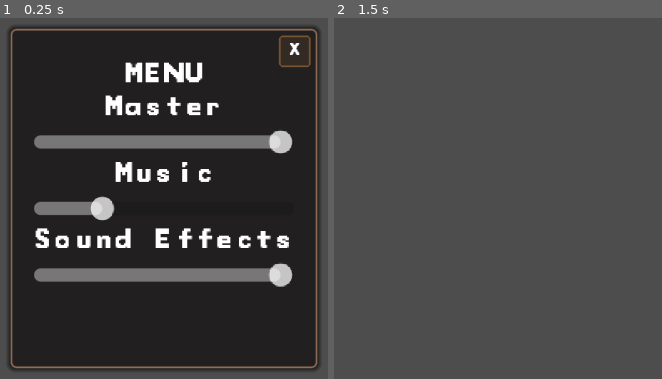
Above: before the commit, frames 1-2 (left to right).
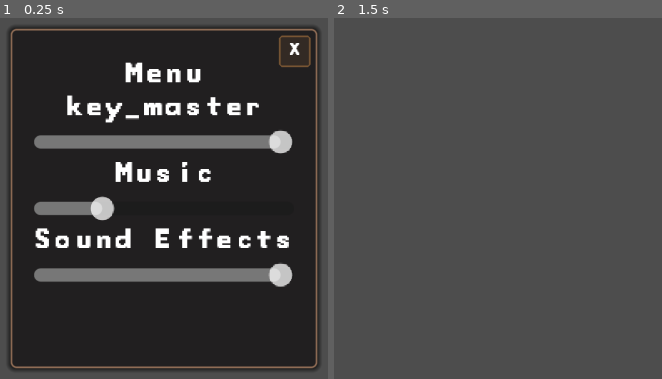
Above: after the commit, the same moments.

Repository: kandlash/Count-The-Sheep
Game: Godot game, scene res://scenes/settings.tscn
Same seed, same stepped clock (60 frames per second), same inputs: the game is played once before the commit and once after it. This scene is started directly instead of the project's main scene. Sound files missing from this copy of the repository are replaced by a short silence.
Inputs (mouse positions are in pixels of both pictures, inside the frame that each line leads up to):
- Up to frame 1 (0.25 s): no input
- Up to frame 2 (1.5 s): tap Enter at 0.5 s; move the mouse to (outside the picture) at 0.52 s; click (outside the picture) at 0.67 s; click "X" at 1.25 s

The runs differ from the first frame. In frame 1, 2.2% of the frame differs, in the area x 20-79%, y 12-30%; in frame 2, nothing differs.

Commit message:
translation fixes and sound effects

Diff:
--- a/assets/translation/lang.csv
+++ b/assets/translation/lang.csv
@@ -10,7 +10,7 @@
 key_salary,Your Salary,Ваша зарплата
 key_result_salary,Result:,Итого:
 key_night_time_label,Until Morning:,До утра:
-key_tired_label,Tiredness:,Усталость:
+key_tired_label,Fall a  sleep in:,Уснете через:
 key_jumps_label,Jumps,Прыжки
 key_exit,Exit,Выход
 key_owl_1_name_upgrade,Owl I,Сова I
@@ -50,40 +50,44 @@
 key_dog_3_description_upgrade,More friends — more [color=green][wave]fun![/wave][/color],Больше друзей - будет [color=green][wave]веселей![/wave][/color]
 ,,
 key_feed_1_name_upgrade,Bait I,Прикормка I
-key_feed_1_description_upgrade,Sheep spawn increased by [color=green]-value%[/color],Спавн овечек увеличен на [color=green]-value%[/color]
+key_feed_1_description_upgrade,Sheep spawn frequency   [color=green]+-value%[/color],Частота спавна овечек [color=green]+-value%[/color]
 ,,
 key_feed_2_name_upgrade,Bait II,Прикормка II
-key_feed_2_description_upgrade,Sheep spawn increased by [color=green]-value%[/color],Спавн овечек увеличен на [color=green]-value%[/color]
+key_feed_2_description_upgrade,Sheep spawn frequency   [color=green]+-value%[/color],Частота спавна овечек [color=green]+-value%[/color]
 ,,
 key_feed_3_name_upgrade,Bait III,Прикормка III
-key_feed_3_description_upgrade,Sheep spawn increased by [color=green]-value%[/color],Спавн овечек увеличен на [color=green]-value%[/color]
+key_feed_3_description_upgrade,Sheep spawn frequency   [color=green]+-value%[/color],Частота спавна овечек [color=green]+-value%[/color]
 ,,
 key_big_brain_1_name_upgrade,Intellect I,Ум I
-key_big_brain_1_description_upgrade,Sheep hesitates [color=green]-value%[/color] longer before running away,Овечка думает дольше на [color=green]-value%[/color]
+key_big_brain_1_description_upgrade,Sheep hesitates [color=green]+-value%[/color] longer before running away,Овечка думает дольше на [color=green]+-value%[/color]
 ,,
 key_big_brain_2_name_upgrade,Intellect II,Ум II
-key_big_brain_2_description_upgrade,Sheep hesitates [color=green]-value%[/color] longer before running away,Овечка думает дольше на [color=green]-value%[/color]
+key_big_brain_2_description_upgrade,Sheep hesitates [color=green]+-value%[/color] longer before running away,Овечка думает дольше на [color=green]+-value%[/color]
 ,,
 key_big_brain_3_name_upgrade,Intellect III,Ум III
-key_big_brain_3_description_upgrade,Sheep hesitates [color=green]-value%[/color] longer before running away,Овечка думает дольше на [color=green]-value%[/color]
+key_big_brain_3_description_upgrade,Sheep hesitates [color=green]+-value%[/color] longer before running away,Овечка думает дольше на [color=green]+-value%[/color]
 ,,
 key_rarity_bonuses_1_name_upgrade,Bonuses I,Бонусы I
-key_rarity_bonuses_1_description_upgrade,Uncommon sheep bonus increased by [color=green]-value%[/color],Бонус за необычных овечек увеличен на [color=green]-value%[/color]
+key_rarity_bonuses_1_description_upgrade,Uncommon sheep bonus [color=green]+-value%[/color],Бонус за необычных овечек [color=green]+-value%[/color]
 ,,
 key_rarity_bonuses_2_name_upgrade,Bonuses II,Бонусы II
-key_rarity_bonuses_2_description_upgrade,Rare sheep bonus increased by [color=green]-value%[/color],Бонус за редких овечек увеличен на [color=green]-value%[/color]
+key_rarity_bonuses_2_description_upgrade,Rare sheep bonus [color=green]+-value%[/color],Бонус за редких овечек [color=green]+-value%[/color]
 ,,
 key_rarity_bonuses_3_name_upgrade,Bonuses III,Бонусы III
-key_rarity_bonuses_3_description_upgrade,Epic sheep bonus increased by [color=green]-value%[/color],Бонус за эпических овечек увеличен на [color=green]-value%[/color]
+key_rarity_bonuses_3_description_upgrade,Еpic sheep bonus [color=green]+-value%[/color],Бонус за эпических овечек [color=green]+-value%[/color]
 ,,
 key_rarity_bonuses_4_name_upgrade,Bonuses IV,Бонусы IIII
-key_rarity_bonuses_4_description_upgrade,Legendary sheep bonus increased by [color=green]-value%[/color],Бонус за легенд. овечек увеличен на [color=green]-value%[/color]
+key_rarity_bonuses_4_description_upgrade,Legendary sheep bonus [color=green]+-value%[/color],Бонус за легендарных овечек [color=green]+-value%[/color]
 ,,
-key_speedy_dogs_1_name_upgrade,Dog Speed I,Скорость I
-key_speedy_dogs_1_description_upgrade,Dogs run faster by [color=green]-value%[/color],Собаки бегают быстрее на [color=green]-value%[/color]
+key_speedy_dogs_1_name_upgrade,Speed I,Скорость I
+key_speedy_dogs_1_description_upgrade,Dogs speed [color=green]+-value%[/color],Скорость собак [color=green]+-value%[/color]
 ,,
-key_speedy_dogs_2_name_upgrade,Dog Speed II,Скорость II
-key_speedy_dogs_2_description_upgrade,Dogs run faster by [color=green]-value%[/color],Собаки бегают быстрее на [color=green]-value%[/color]
+key_speedy_dogs_2_name_upgrade,Speed II,Скорость II
+key_speedy_dogs_2_description_upgrade,Dogs speed [color=green]+-value%[/color],Скорость собак [color=green]+-value%[/color]
 ,,
-key_speedy_dogs_3_name_upgrade,Dog Speed III,Скорость III
-key_speedy_dogs_3_description_upgrade,Dogs run faster by [color=green]-value%[/color],Собаки бегают быстрее на [color=green]-value%[/color]
+key_speedy_dogs_3_name_upgrade,Speed III,Скорость III
+key_speedy_dogs_3_description_upgrade,Dogs speed [color=green]+-value%[/color],Скорость собак [color=green]+-value%[/color]
+key_menu,Menu,Меню
+key_music,Music,Музыка
+key_sound,Sound Effects,Звуковые эффекты
+key_next,Next,Далее
--- a/scenes/next_button.tscn
+++ b/scenes/next_button.tscn
@@ -40,4 +40,4 @@
 grow_vertical = 0
 theme = SubResource("Theme_dddj4")
 disabled = true
-text = "NEXT"
+text = "key_next"
--- a/scenes/settings.tscn
+++ b/scenes/settings.tscn
@@ -91,7 +91,7 @@
 
 [node name="Label" type="Label" parent="Panel/VBoxContainer" unique_id=1281693857]
 layout_mode = 2
-text = "MENU"
+text = "key_menu"
 label_settings = SubResource("LabelSettings_f4mfi")
 horizontal_alignment = 1
 vertical_alignment = 1
@@ -101,7 +101,7 @@
 
 [node name="Label" type="Label" parent="Panel/VBoxContainer/VBoxContainer3" unique_id=1169894360]
 layout_mode = 2
-text = "Master"
+text = "key_master"
 label_settings = SubResource("LabelSettings_es4n0")
 horizontal_alignment = 1
 vertical_alignment = 1
@@ -115,7 +115,7 @@
 
 [node name="Label" type="Label" parent="Panel/VBoxContainer/VBoxContainer" unique_id=2123667192]
 layout_mode = 2
-text = "Music"
+text = "key_music"
 label_settings = SubResource("LabelSettings_gis3k")
 horizontal_alignment = 1
 vertical_alignment = 1
@@ -129,7 +129,7 @@
 
 [node name="Label" type="Label" parent="Panel/VBoxContainer/VBoxContainer2" unique_id=573580839]
 layout_mode = 2
-text = "Sound Effects"
+text = "key_sound"
 label_settings = SubResource("LabelSettings_83j8s")
 horizontal_alignment = 1
 vertical_alignment = 1
Not shown, changed: assets/sound_effects/digital_footstep_snow_1.mp3.import
Not shown, changed: assets/sound_effects/pop_3.mp3.import
Not shown, changed: assets/sound_effects/water_drop_synthetic.mp3.import
Not shown, changed: assets/sound_effects/woof.mp3.import
Not shown, changed: assets/sound_effects/xylophone_negative_long.mp3.import
Not shown, changed: assets/translation/lang.csv.import
Binary file changed: assets/translation/lang.en.translation
Binary file changed: assets/translation/lang.ru.translation
Not shown: 1 places in scenes/settings.tscn that only renumber resources
